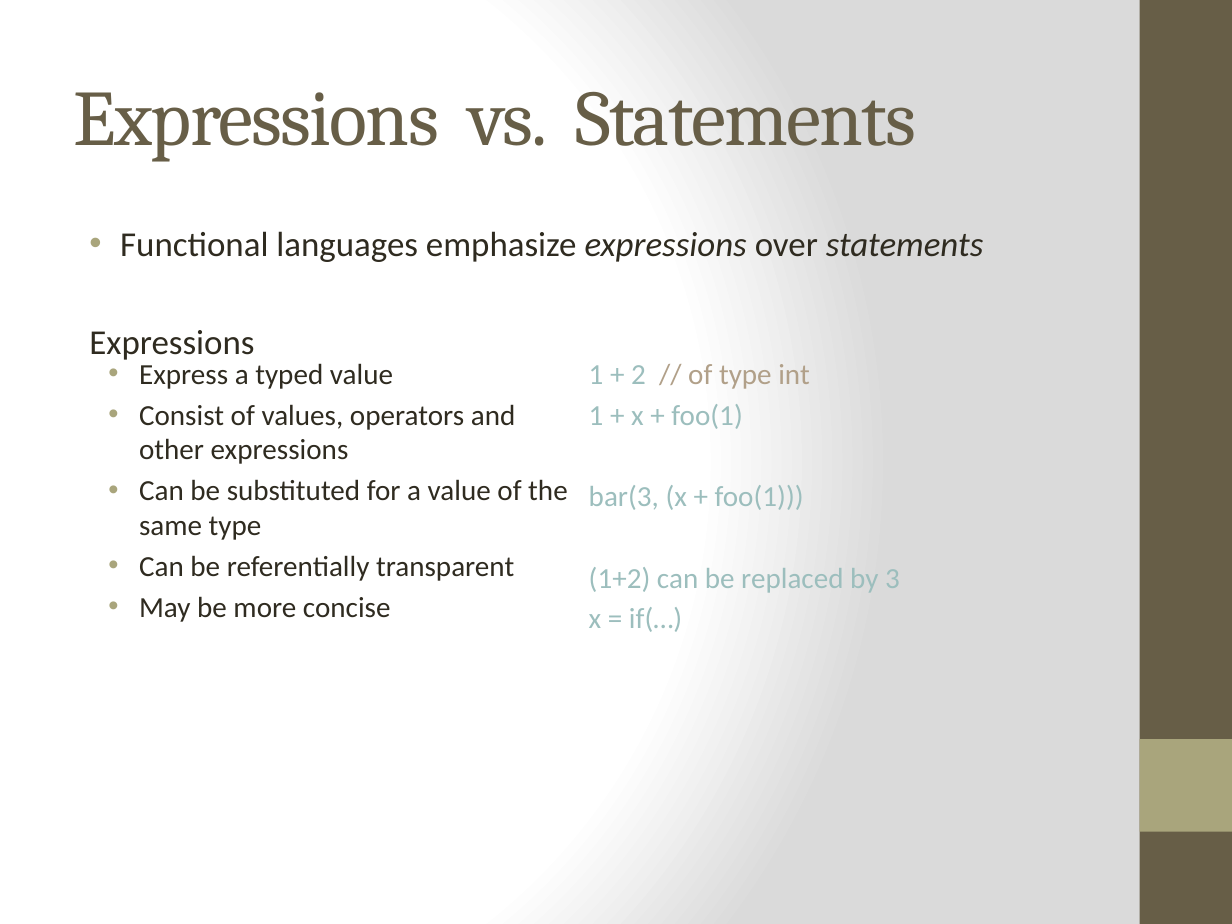
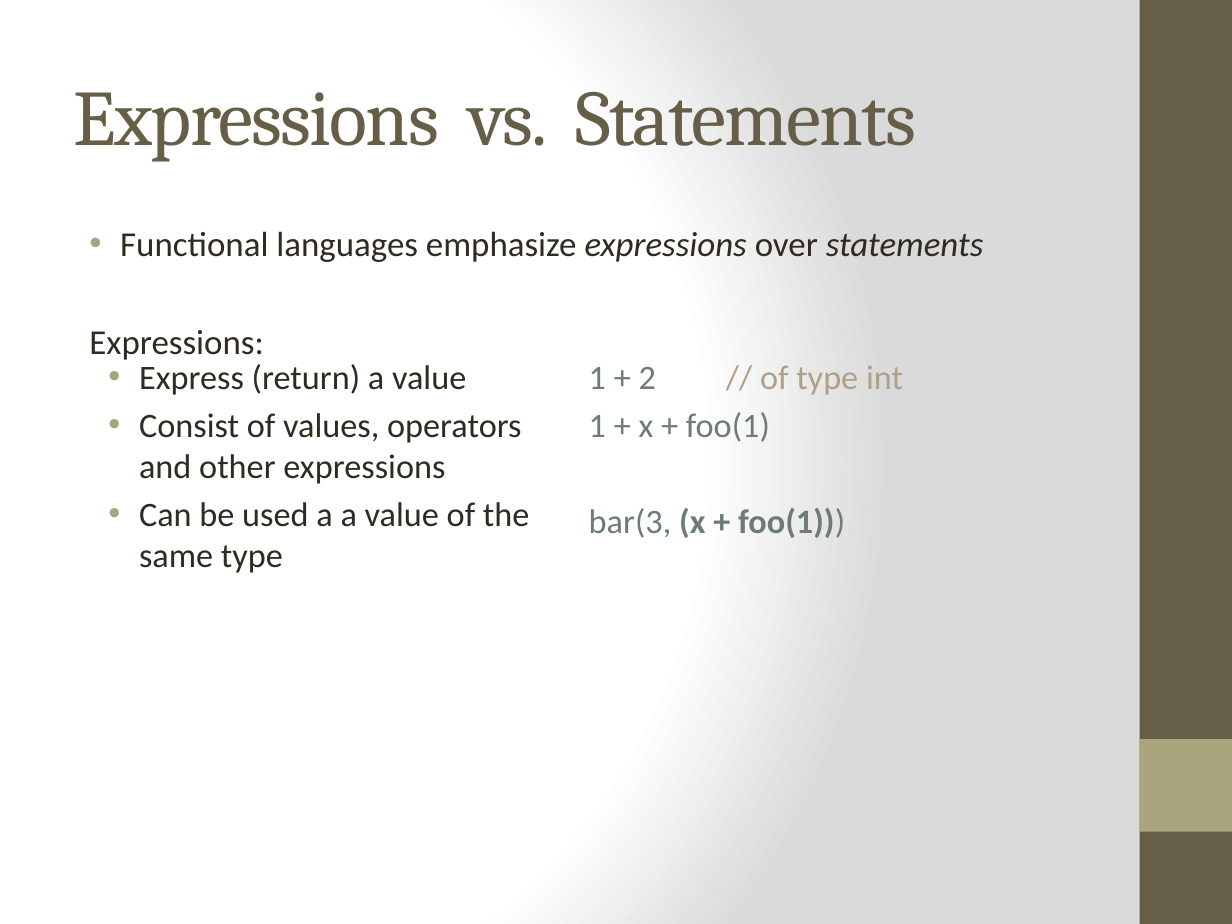
Before and after one commit to bjhartin/FoundationsOfFunctionalProgramming, a slide deck: slide 11 of FoundationsOfFunctionalProgramming.pptx (slide 17 before the commit). Drawn at 1232x924 pixels with LibreOffice and Linux fonts; fonts in the diff are those of the drawing. Boxes give left, top, right and bottom in pixels: in the first picture for what was removed or moved away, otherwise in the second. Text is boxed around its words. In the diff, an @@ line names an element or a change of style, - is before the commit and + after.

```diff
--- a/FoundationsOfFunctionalProgramming.pptx
+++ b/FoundationsOfFunctionalProgramming.pptx
@@ text at bbox=[89, 330, 264, 360]: text changed @@
-Expressions
+Expressions:
@@ text at bbox=[139, 364, 466, 395]: text changed; size 17 to 20 pt @@
-• Express a typed value
+• Express (return) a value
@@ text at bbox=[139, 365, 903, 538]: size 17 to 20 pt in "Consist of values, operators and other expressions", "1 + 2 // of type int", "1 + x + foo(1)", "bar(3, (x + foo(1)))"; text colour #9CBEBD to #6D7D76 in "1 + 2", "1 + x + foo(1)", "bar(3, (x + foo(1)))"; bold on in "(x + foo(1)))" @@
@@ text at bbox=[139, 502, 529, 573]: text changed; size 17 to 20 pt @@
-• Can be substituted for a value of the same type
-• Can be referentially transparent
-• May be more concise
+• Can be used a a value of the same type
@@ text at bbox=[589, 567, 900, 632]: paragraphs removed @@
-(1+2) can be replaced by 3
-x = if(…)
```
Also in this commit, not shown: 31 other slides changed, 3 slides added, 7 slides removed, 1 other file.
